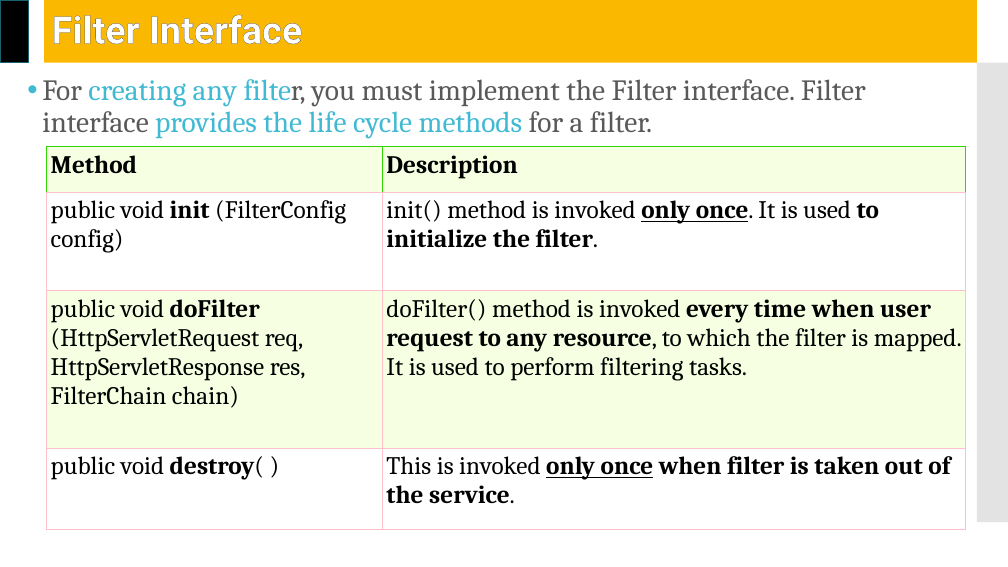
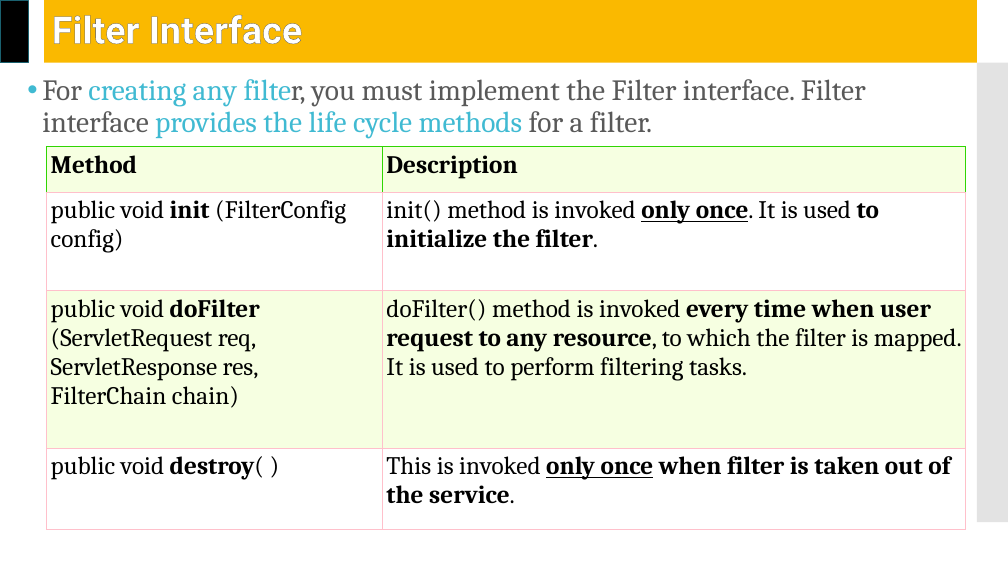
Before and after one commit to jrambasana/AJP2022-material, a slide deck: slide 72 of AJP Slides/AJP (01ce0502) - Unit 4 - Servlet API.pptx. Drawn at 1008x567 pixels with LibreOffice and Linux fonts; fonts in the diff are those of the drawing. Boxes give left, top, right and bottom in pixels: in the first picture for what was removed or moved away, otherwise in the second. Text is boxed around its words. In the diff, an @@ line names an element or a change of style, - is before the commit and + after.

```diff
--- a/AJP Slides/AJP (01ce0502) - Unit 4 - Servlet API.pptx
+++ b/AJP Slides/AJP (01ce0502) - Unit 4 - Servlet API.pptx
@@ table at (47,147,966,530) @@
-row 3, column 1: public void doFilter (HttpServletRequest req, HttpServletResponse res, FilterChain chain)
+row 3, column 1: public void doFilter (ServletRequest req, ServletResponse res, FilterChain chain)
```
Also in this commit, not shown: 1 other slide changed, 17 slides added, 6 other files.
